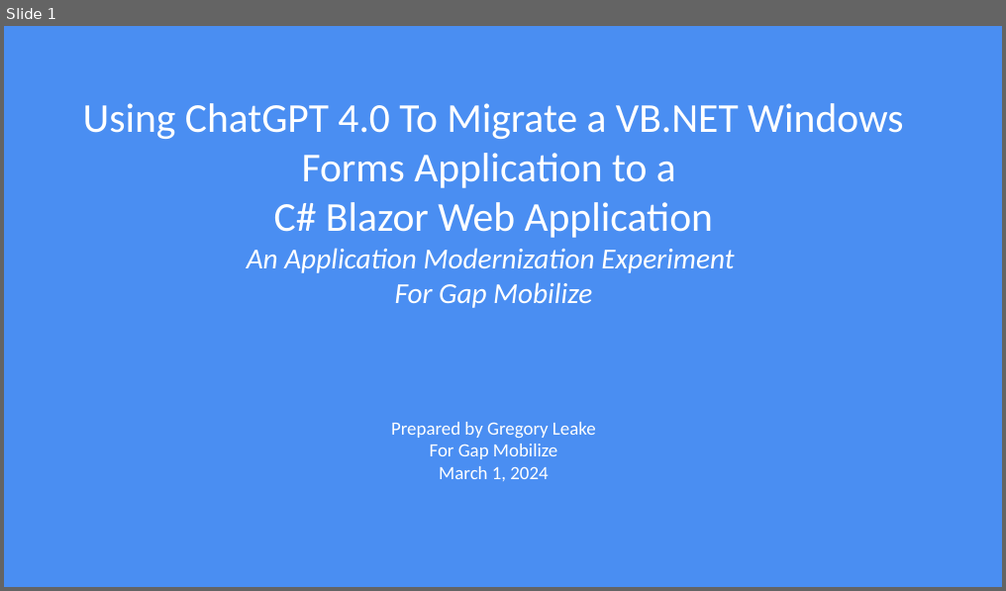
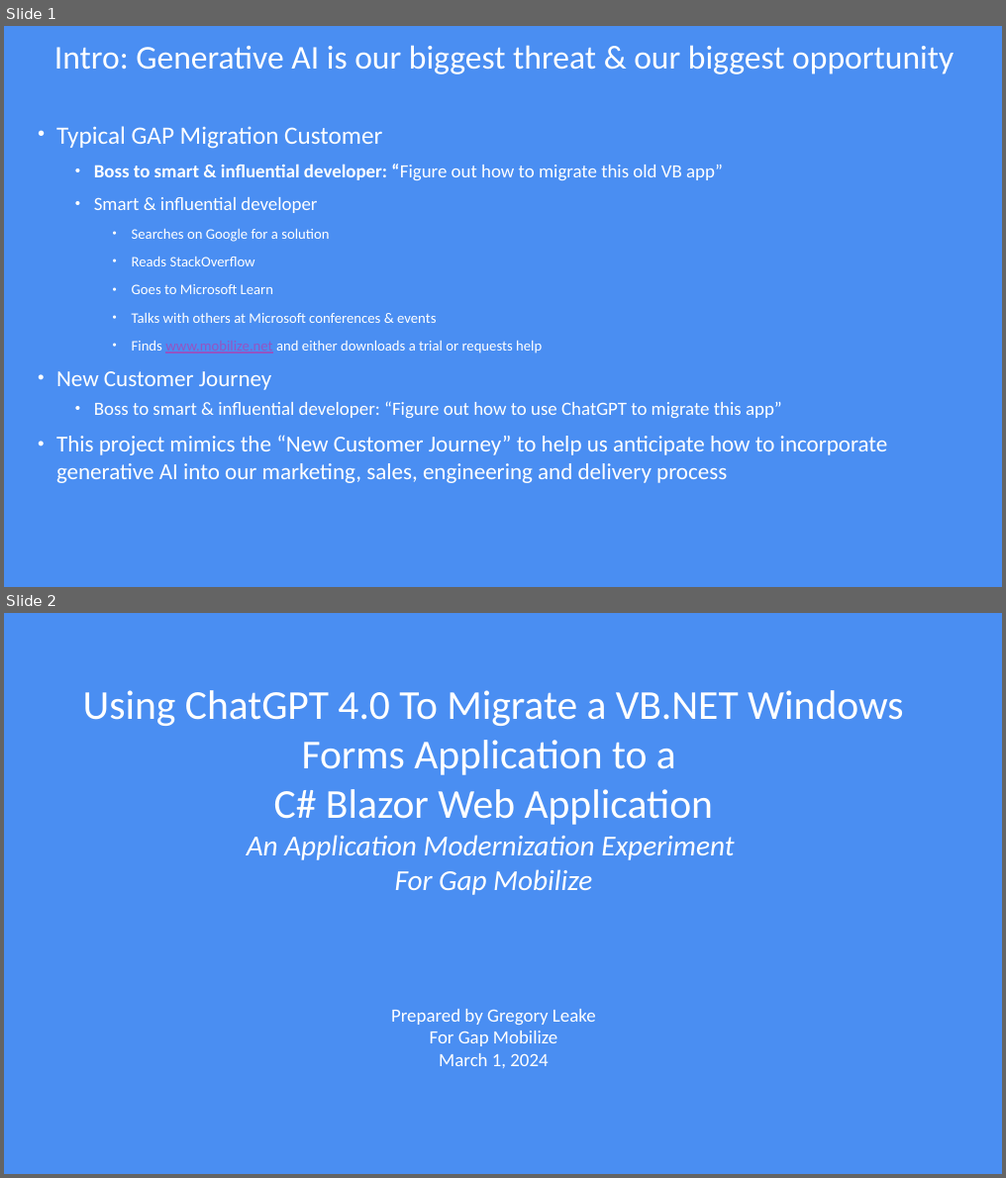
Before and after one commit to ddskier/TradeBlazorApp, a slide deck: wwwroot/GAPMoblize_Project_Final_3_1_2024.pptx. Shown one above the other, each under a label of ours: slide 1 before the commit, slides 1 and 2 after it. The pictures are 1006x591 and 1006x1178 pixels, drawn with LibreOffice and Linux fonts; fonts in the diff are those of the drawing. Boxes give left, top, right and bottom in pixels: in the first picture for what was removed or moved away, otherwise in the second. Text is boxed around its words. In the diff, an @@ line names an element or a change of style, - is before the commit and + after.

Commit message:
Update PPT Presentation 3-1-24

```diff
--- a/wwwroot/GAPMoblize_Project_Final_3_1_2024.pptx
+++ b/wwwroot/GAPMoblize_Project_Final_3_1_2024.pptx
@@ slide 1 added at [4,26,1002,587], background #4A8EF2 @@
@@ title added at [54,45,953,75], 32 pt, text #FFFFFF @@
+Intro: Generative AI is our biggest threat & our biggest opportunity
@@ text added at [56,126,888,483], 18 pt, text #FFFFFF @@
+• Typical GAP Migration Customer
+  • Boss to smart & influential developer: “Figure out how to migrate this old VB app”
+  • Smart & influential developer
+    • Searches on Google for a solution
+    • Reads StackOverflow
+    • Goes to Microsoft Learn
+    • Talks with others at Microsoft conferences & events
+    • Finds www.mobilize.net and either downloads a trial or requests help
+• New Customer Journey
+  • Boss to smart & influential developer: “Figure out how to use ChatGPT to migrate this app”
+• This project mimics the “New Customer Journey” to help us anticipate how to incorporate generative AI into our marketing, sales, engineering and delivery process
@@ what was slide 1 is now slide 2 @@
```
